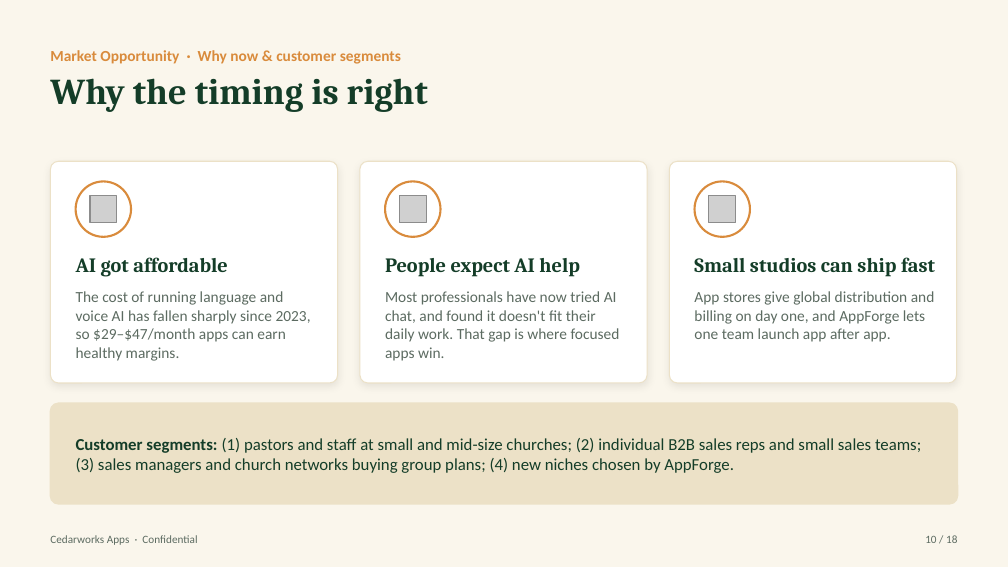
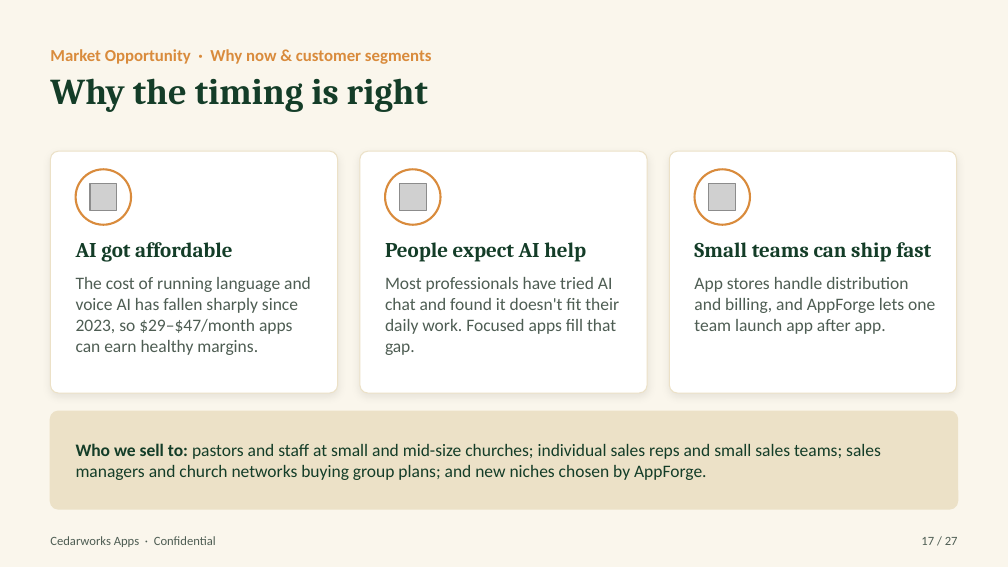
Before and after one commit to Pastorai1/Cedarworksapps, a slide deck: slide 17 of pitch-deck/Cedarworks-Apps-Pitch-Deck.pptx (slide 10 before the commit). Drawn at 1008x567 pixels with LibreOffice and Linux fonts; fonts in the diff are those of the drawing; grey boxes stand for pictures. Boxes give left, top, right and bottom in pixels: in the first picture for what was removed or moved away, otherwise in the second. Text is boxed around its words. In the diff, an @@ line names an element or a change of style, - is before the commit and + after.

```diff
--- a/pitch-deck/Cedarworks-Apps-Pitch-Deck.pptx
+++ b/pitch-deck/Cedarworks-Apps-Pitch-Deck.pptx
@@ text "Market Opportunity · Why now ..." at [50, 49, 432, 64]: size 11 to 12 pt @@
@@ rounded rectangle: place and size @@
-rounded rectangle at [50, 161, 338, 383]
+rounded rectangle at [50, 151, 338, 393]
@@ rounded rectangle: place and size @@
-rounded rectangle at [360, 161, 647, 383]
+rounded rectangle at [360, 151, 647, 393]
@@ rounded rectangle: place and size @@
-rounded rectangle at [669, 161, 957, 383]
+rounded rectangle at [669, 151, 957, 393]
@@ 3 ellipses: place and size @@
-3 ellipses at [76, 181, 750, 237]
+3 ellipses at [76, 169, 750, 225]
@@ text "AI got affordable" at [76, 242, 233, 262]: size 14.5 to 15 pt @@
@@ 3 pictures, 2 texts: place and size @@
-3 pictures, 2 texts at [76, 196, 735, 277]
+3 pictures, 2 texts at [76, 183, 735, 262]
@@ text "People expect AI help" at [385, 242, 586, 262]: size 14.5 to 15 pt @@
@@ text at [694, 242, 931, 262]: text changed; size 14.5 to 15 pt @@
-Small studios can ship fast
+Small teams can ship fast
@@ text "The cost of running language ...": place and size @@
-text "The cost of running language ..." at [76, 291, 311, 361]
+text "The cost of running language ..." at [76, 277, 311, 355]
@@ text "The cost of running language ..." at [76, 277, 311, 355]: size 11 to 12.5 pt, text colour #5C6B61 to #4E5D53 @@
@@ text at [385, 277, 619, 355]: text changed; size 11 to 12.5 pt; text colour #5C6B61 to #4E5D53 @@
-Most professionals have now tried AI chat, and found it doesn't fit their daily work. That gap is where focused apps win.
+Most professionals have tried AI chat and found it doesn't fit their daily work. Focused apps fill that gap.
@@ text at [694, 277, 935, 334]: text changed; size 11 to 12.5 pt; text colour #5C6B61 to #4E5D53 @@
-App stores give global distribution and billing on day one, and AppForge lets one team launch app after app.
+App stores handle distribution and billing, and AppForge lets one team launch app after app.
@@ proportions changed in 4 elements at [50, 151, 338, 393], [360, 151, 647, 393], [669, 151, 957, 393], [50, 411, 958, 509] @@
@@ rounded rectangle: place and size @@
-rounded rectangle at [50, 403, 958, 504]
+rounded rectangle at [50, 411, 958, 509]
@@ text at [76, 443, 881, 480]: text changed; size 12 to 12.5 pt @@
-Customer segments: (1) pastors and staff at small and mid-size churches; (2) individual B2B sales reps and small sales teams; (3) sales managers and church networks buying group plans; (4) new niches chosen by AppForge.
+Who we sell to: pastors and staff at small and mid-size churches; individual sales reps and small sales teams; sales managers and church networks buying group plans; and new niches chosen by AppForge.
@@ text "Cedarworks Apps · Confidential" at [50, 536, 216, 547]: size 8 to 9 pt, text colour #5C6B61 to #4E5D53 @@
@@ text added at [921, 537, 958, 545], 9 pt, text #4E5D53 @@
+17 / 27
@@ text removed at [925, 535, 957, 543] @@
-10 / 18
```
Also in this commit, not shown: 12 other slides changed, 14 slides added, 5 slides removed, 15 other files.
